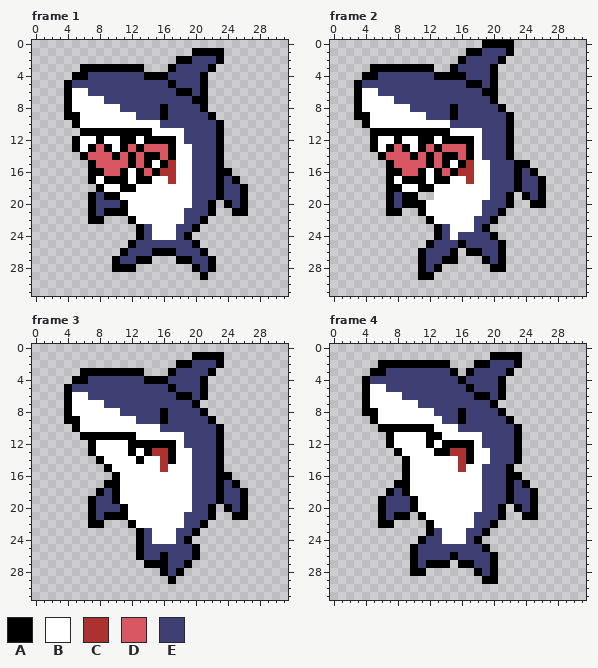
Pixel-art file, stored at CatAngler/assets/images/shark.aseprite. Above is the file before it was changed.
32x32 pixels, 4 frames. Shown: frame 1, frame 2, frame 3, frame 4.
Visible layers, top first: "attack", "hand".
Palette (. is transparent): A #000000  B #ffffff  C #ac3232  D #d95763  E #3f3f74
Pixels before, frame 1, first column x 4:
 1 ................AAAA...
 2 ..............AAEEEA...
 3 ..AAAAAAAA...AEEEEA....
 4 .AAEEEEEEEAAAEEEEA.....
 5 AEEEEEEEEEEEEAEEEA.....
 6 ABBEEEEEEEEEEEAAEA.....
 7 ABBBBEEEEEEEEEEEAA.....
 8 ABBBBBBEEEEEAEEEEA.....
 9 AABBBBBBBEEEAEEEEEA....
10 .ABBBBBBBBBBEEEEEEEA...
11 ..AAAAAAAAABBBBEEEEA...
12 .ABBABBAABAAAABEEEEA...
13 .ABADABADADDDABBEEEA...
14 ..ADDDADADAADABBEEEA...
15 ...ADDDDADABACBBEEEA...
16 ...AADDABADACCBBEEEAA..
17 ...ABAAABAABBCBBEEEAEA.
18 ....ABBAABBBBBBBEEEAEEA
19 ...AEAABBBBBBBBBEEEAEEA
20 ...AEEEABBBBBBBBEEA.AEA
21 ...AEAAABBBBBBBEEEA..AA
22 ...AA...ABBBBBBEEA.....
23 .........AEBBBEEA......
24 .........AEBBBEA.......
25 ........AEEEEEEEA......
26 .......AEEEAAAEEEA.....
27 ......AEEAA...AAEEA....
28 ......AAA.......AEA....
29 .................A.....
Pixels before, frame 2, first column x 3:
 0 ................AAAA....
 1 ..............AAEEEA....
 2 .............AEEEEA.....
 3 ..AAAAAAAA..AEEEEA......
 4 .AAEEEEEEEAAAAEEEA......
 5 AEEEEEEEEEEEEEAAEA......
 6 ABBEEEEEEEEEEEEEAA......
 7 ABBBBEEEEEEEEEEEEA......
 8 ABBBBBBEEEEEAEEEEEA.....
 9 AABBBBBBBEEEAEEEEEEA....
10 .ABBBBBBBBBBEEEEEEEA....
11 ..AAAAAAAAAABBBBEEEA....
12 ..ABBABBAABAAAABEEEA....
13 ..ABADABADADDDABEEEA....
14 ...ADDDADADAADABEEEA....
15 ....ADDDDADABACBBEEEAA..
16 ....AADDABADACCBBEEEAEA.
17 ....ABAAABAABBCBBEEEAEEA
18 ....AABBAABBBBBBBEEEAEEA
19 ....AEAA..BBBBBBBEEA.AEA
20 ....AEAAABBBBBBBEEEA..AA
21 ....AA..ABBBBBBBEEA.....
22 .........ABBBBBEEA......
23 ..........AEBBBEA.......
24 ..........AEBEEEEA......
25 .........AEEEAEEEEA.....
26 ........AEEEA.AAEEA.....
27 ........AEEAA...AEA.....
28 ........AEA......AA.....
29 ........AA..............
Pixels before, frame 3, first column x 4:
 1 ................AAAA...
 2 ..............AAEEEA...
 3 ..AAAAAAAA...AEEEEA....
 4 .AAEEEEEEEAAAEEEEA.....
 5 AEEEEEEEEEEEEAEEEA.....
 6 ABBEEEEEEEEEEEAAEA.....
 7 ABBBBEEEEEEEEEEEA......
 8 ABBBBBBEEEEEAEEEEA.....
 9 AABBBBBBBEEEAEEEEEA....
10 .ABBBBBBBBBBEEEEEEEA...
11 ..AAAAAAABBBBBBEEEEA...
12 ...ABBBBAAAAAABEEEEA...
13 ...ABBBBABACCABBEEEA...
14 ....ABBBBABBCABBEEEA...
15 .....ABBBBBBCBBBEEEA...
16 ......ABBBBBBBBBEEEAA..
17 .....AABBBBBBBBBEEEAEA.
18 ....AEABBBBBBBBBEEEAEEA
19 ...AEEABBBBBBBBBEEEAEEA
20 ...AEEEABBBBBBBBEEA.AEA
21 ...AEAAABBBBBBBEEEA..AA
22 ...AA...ABBBBBBEEA.....
23 .........AEBBBEEA......
24 .........AEBBBEA.......
25 .........AEEEEEEA......
26 .........AEEAEEEA......
27 ..........AAAEEA.......
28 ............AEA........
29 .............A.........
Pixels before, frame 4, first column x 4:
 1 ................AAAA..
 2 ..AAAAAAAAA...AAEEEA..
 3 .AAEEEEEEEEA.AEEEEA...
 4 AEEEEEEEEEEEAEEEEA....
 5 ABBEEEEEEEEEEAEEEA....
 6 ABBBBEEEEEEEEEAAEA....
 7 ABBBBBBEEEEEEEEEA.....
 8 AABBBBBBBEEEAEEEEA....
 9 .ABBBBBBBBEEAEEEEEA...
10 ..AAAAAAABBBEEEEEEEA..
11 ...ABBBBAABBBBBEEEEA..
12 ...ABBBBABAAAABEEEEA..
13 ....ABBBBAACCABBEEEA..
14 .....ABBBBBBCABBEEEA..
15 .....ABBBBBBCBBEEEA...
16 .....ABBBBBBBBBEEEAA..
17 ....AABBBBBBBBBEEEAEA.
18 ...AEABBBBBBBBBEEEAEEA
19 ..AEEEABBBBBBBBEEEAEEA
20 ..AEEEABBBBBBBBEEA.AEA
21 ..AEAA.ABBBBBBEEEA..AA
22 ..AA....ABBBBBEEA.....
23 ........AEBBBEEA......
24 .......AEEBBBEA.......
25 ......AEEEEEEEEA......
26 ......AEEEEAEEEEA.....
27 ......AEAAA.AAEEA.....
28 ......AA......AEA.....
29 ...............AA.....
And afterwards:
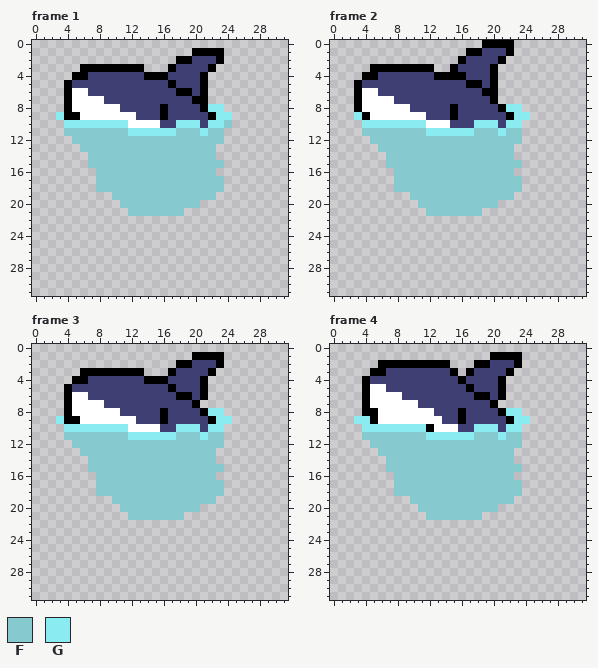
Colours new in this view: F #86c9cf  G #8aebf1
The edit:
layer "dive" added
layer "water" added
layer "hand" now hidden
layer "attack" now hidden
Changed rows in their new state; - is an unchanged pixel.
Frame 1:
first column x 3:
 8 -------------------GG---
 9 G-------------------GG--
10 -GGGGGGGG------GGG-GGF--
11 -FFFFFFFFGGGGGGFFFGFF---
12 --FFFFFFFFFFFFFFFFFFF---
13 --.FFFFFFFFFFFFFFFFF.---
14 ---.FFFFFFFFFFFFFFFF.---
15 ----FFFFFFFFFFFFFFFFF---
16 ----.FFFFFFFFFFFFFFF..--
17 ----.FFFFFFFFFFFFFFFF..-
18 -----FFFFFFFFFFFFFFFF...
19 ----...FFFFFFFFFFFFF....
20 ----....FFFFFFFFFF..-...
21 ----.....FFFFFFF....--..
22 ----..---..........-----
23 ----------........------
24 ----------.......-------
25 ---------.........------
26 --------...........-----
27 -------.....---.....----
28 -------...-------...----
29 ------------------.-----
Frame 2:
first column x 3:
 8 -------------------GG---
 9 G-------------------GG--
10 -GGGGGGGG------GGG-GG---
11 -FFFFFFFFGGGGGGFFFGFF---
12 --FFFFFFFFFFFFFFFFFFF---
13 --.FFFFFFFFFFFFFFFFF----
14 ---.FFFFFFFFFFFFFFFF----
15 ----FFFFFFFFFFFFFFFFF.--
16 ----.FFFFFFFFFFFFFFF...-
17 ----.FFFFFFFFFFFFFFFF...
18 ----.FFFFFFFFFFFFFFFF...
19 ----...FFFFFFFFFFFFF-...
20 ----....FFFFFFFFFF..--..
21 ----..--.FFFFFFF...-----
22 ---------.........------
23 ----------.......-------
24 ----------........------
25 ---------..........-----
26 --------.....-.....-----
27 --------.....---...-----
28 --------...------..-----
29 --------..--------------
Frame 3:
first column x 3:
 8 -------------------GG---
 9 G-------------------GG--
10 -GGGGGGGG------GGG-GG---
11 -FFFFFFFFGGGGGGFFFGFF---
12 --FFFFFFFFFFFFFFFFFFF---
13 ---FFFFFFFFFFFFFFFFF.---
14 ----FFFFFFFFFFFFFFFF.---
15 ----FFFFFFFFFFFFFFFFF---
16 -----FFFFFFFFFFFFFFF..--
17 -----FFFFFFFFFFFFFFFF..-
18 -----FFFFFFFFFFFFFFFF...
19 ----...FFFFFFFFFFFFF....
20 ----....FFFFFFFFFF..-...
21 ----.....FFFFFFF....--..
22 ----..---..........-----
23 ----------........------
24 ----------.......-------
25 ----------........------
26 ----------........------
27 -----------......-------
28 -------------...--------
29 --------------.---------
Frame 4:
first column x 3:
 8 -------------------GG--
 9 GG------------------GG-
10 -GGGGGGGG------GGG-GG--
11 -FFFFFFFFGGGGGGFFFGFF--
12 --FFFFFFFFFFFFFFFFFFF--
13 ---FFFFFFFFFFFFFFFFF.--
14 ----FFFFFFFFFFFFFFFF.--
15 ----FFFFFFFFFFFFFFFFF--
16 -----FFFFFFFFFFFFFFF.--
17 -----FFFFFFFFFFFFFFFF.-
18 ----.FFFFFFFFFFFFFFFF..
19 ---....FFFFFFFFFFFFF...
20 ---.....FFFFFFFFFF.-...
21 ---....-.FFFFFFF...--..
22 ---..----.........-----
23 ---------........------
24 --------........-------
25 -------..........------
26 -------...........-----
27 -------.....-.....-----
28 -------..------...-----
29 ----------------..-----
Pixel boxes of the changes (left, top, right, bottom) in both pictures:
changed: (56, 104, 248, 280)
changed: (354, 104, 546, 280)
changed: (56, 408, 248, 584)
changed: (354, 408, 538, 584)
